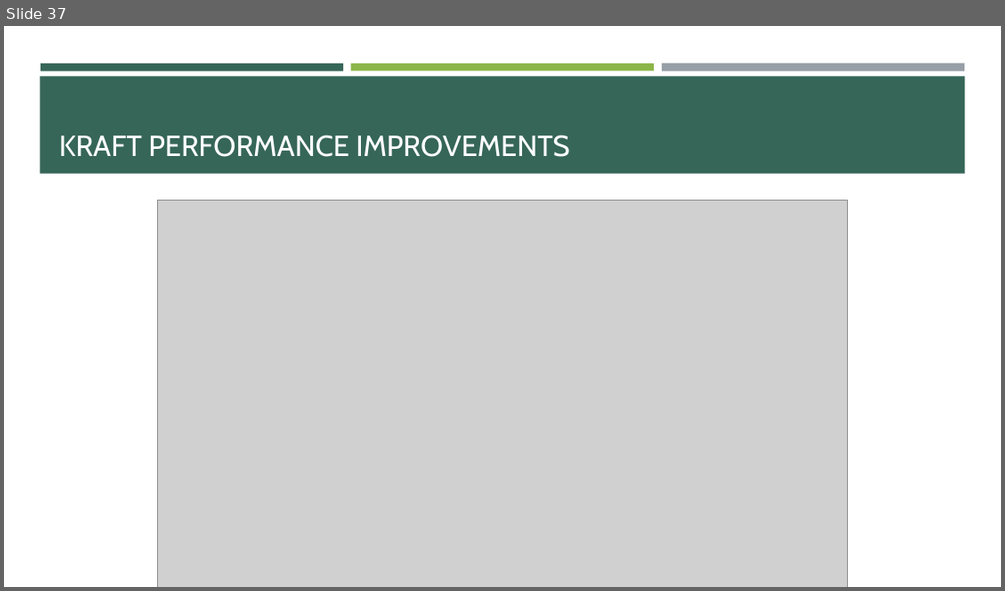
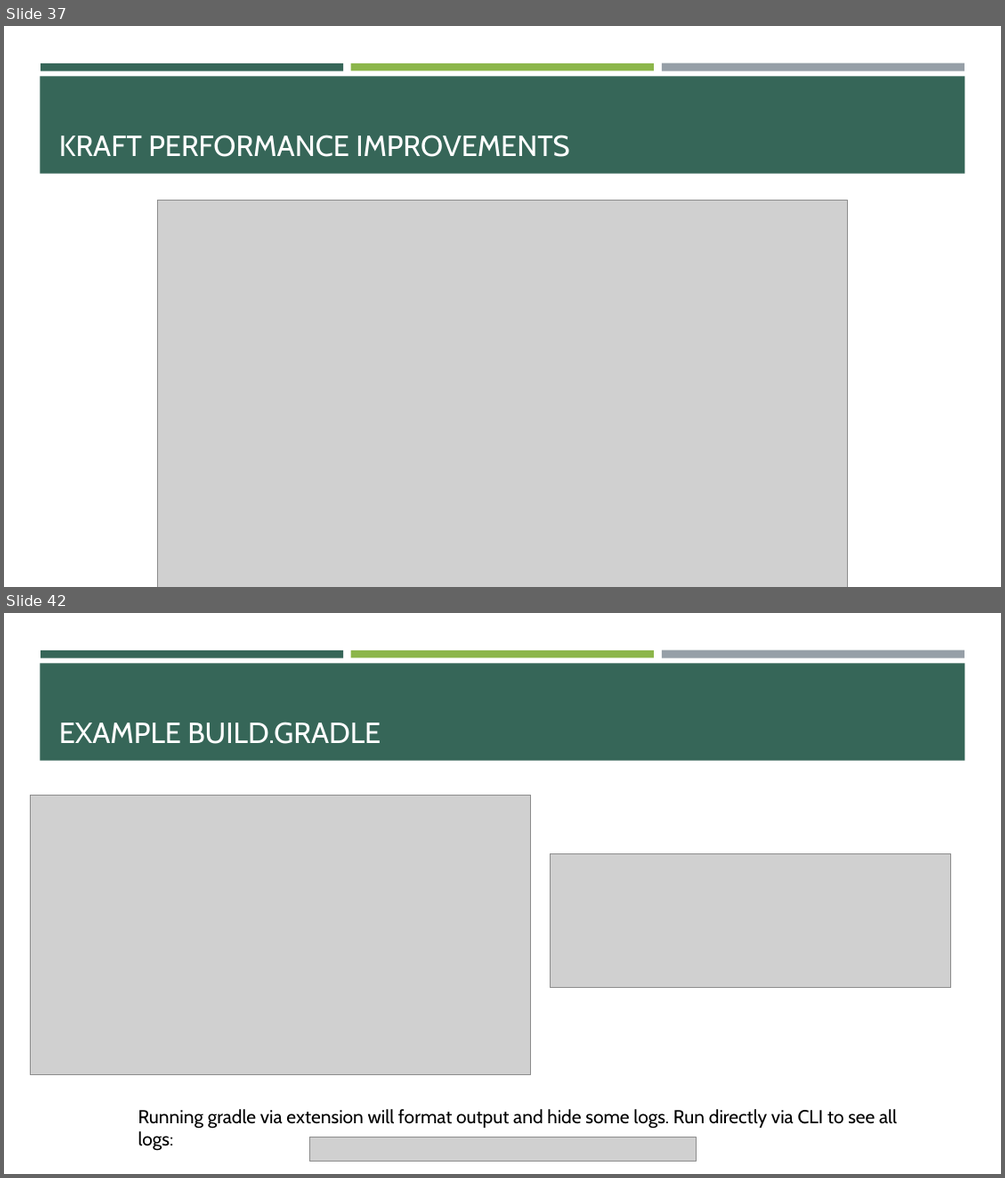
Before and after one commit to e-m-wilson/data_engineering, a slide deck: kafka/Kafka.pptx. Shown one above the other, each under a label of ours: slide 37 before the commit, slides 37 and 42 after it; the slides between them are not shown. The pictures are 1005x591 and 1005x1178 pixels, drawn with LibreOffice and Linux fonts; fonts in the diff are those of the drawing; grey boxes stand for pictures. Boxes give left, top, right and bottom in pixels: in the first picture for what was removed or moved away, otherwise in the second. Text is boxed around its words. In the diff, an @@ line names an element or a change of style, - is before the commit and + after.

```diff
--- a/kafka/Kafka.pptx
+++ b/kafka/Kafka.pptx
@@ slide 42 added at (4,613,1001,1174), background #FFFFFF; not listed: 4 template elements that a slide beside it also shows @@
@@ title added at (59,722,380,744), 28 pt, text #FFFFFF @@
+EXAMPLE BUILD.GRADLE
@@ picture added at (30,795,531,1074) @@
@@ picture added at (550,854,952,988) @@
@@ text added at (138,1109,897,1128), 18 pt, text #000000 @@
+Running gradle via extension will format output and hide some logs. Run directly via CLI to see all logs:
@@ picture added at (309,1137,696,1161) @@
```
Also in this commit, not shown: 2 slides changed, 6 other slides added, 21 other files.
